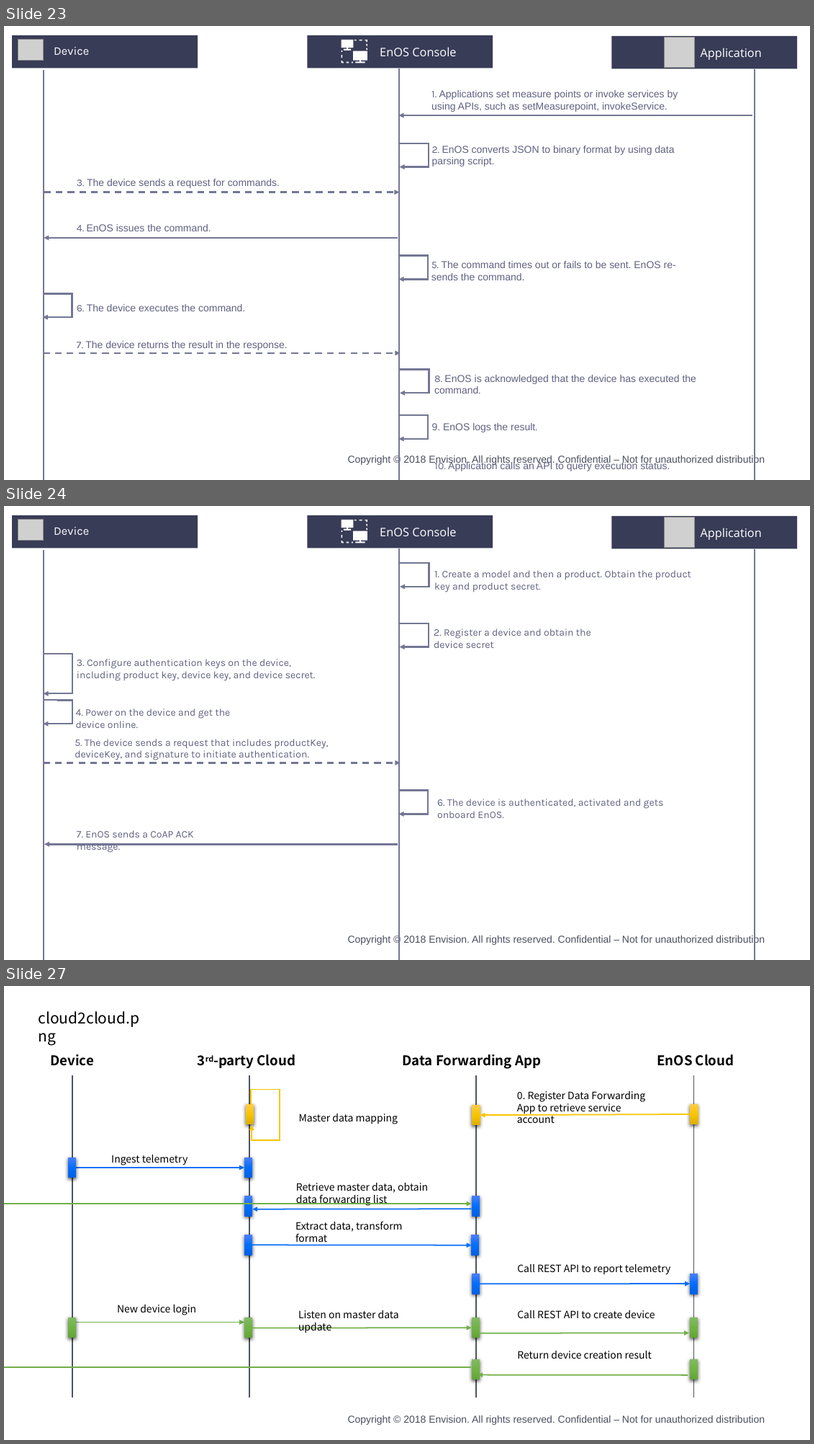
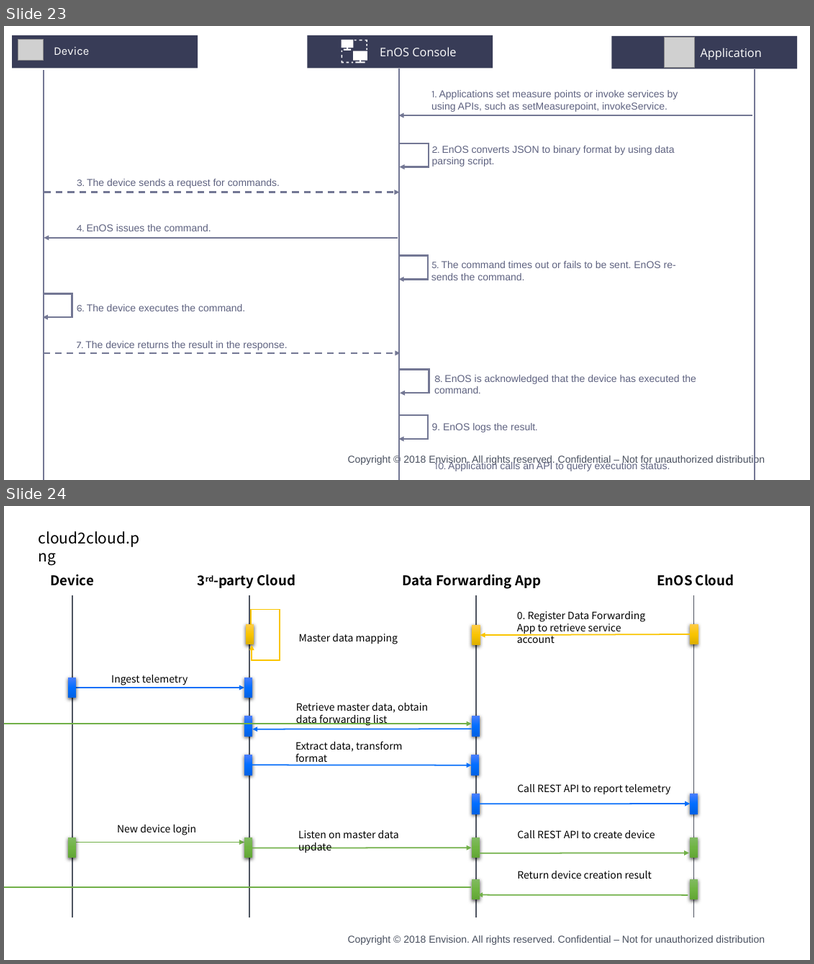
Before and after one commit to kikuchiyo/device_connection_en, a slide deck: media/device_en.pptx. Shown one above the other, each under a label of ours: slides 23, 24 and 27 before the commit, slides 23 and 24 after it; the slides between them are not shown. The pictures are 814x1444 and 814x964 pixels, drawn with LibreOffice and Linux fonts; fonts in the diff are those of the drawing; grey boxes stand for pictures; background and template pictures are left out. Boxes give left, top, right and bottom in pixels: in the first picture for what was removed or moved away, otherwise in the second. Text is boxed around its words. In the diff, an @@ line names an element or a change of style, - is before the commit and + after.

```diff
--- a/media/device_en.pptx
+++ b/media/device_en.pptx
@@ slide 24 removed at (4, 506, 810, 960), background #FFFFFF; not listed: 1 template element that a slide beside it also shows @@
@@ group removed at (12, 515, 797, 960): 10 texts, 8 lines, 5 elbow arrows, 3 rectangles, 2 pictures, 2 arrows, 1 freeform shape @@
-Device
-Application
-1. Create a model and then a product. Obtain the product key and product secret.
-2. Register a device and obtain the device secret
-3. Configure authentication keys on the device, including product key, device key, and device secret.
-5. The device sends a request that includes productKey, deviceKey, and signature to initiate authentication.
-7. EnOS sends a CoAP ACK message.
-EnOS Console
-4. Power on the device and get the device online.
-6. The device is authenticated, activated and gets onboard EnOS.
@@ what was slide 27 is now slide 24 @@
```
Also in this commit, not shown: 1 slide changed, 2 other slides removed, 9 other files.
